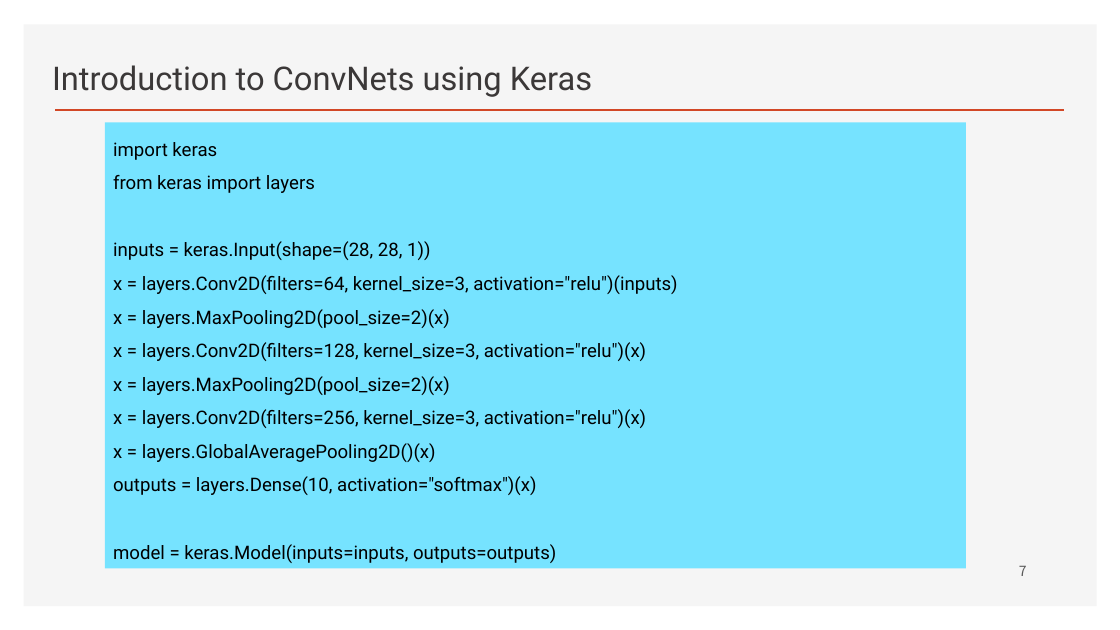
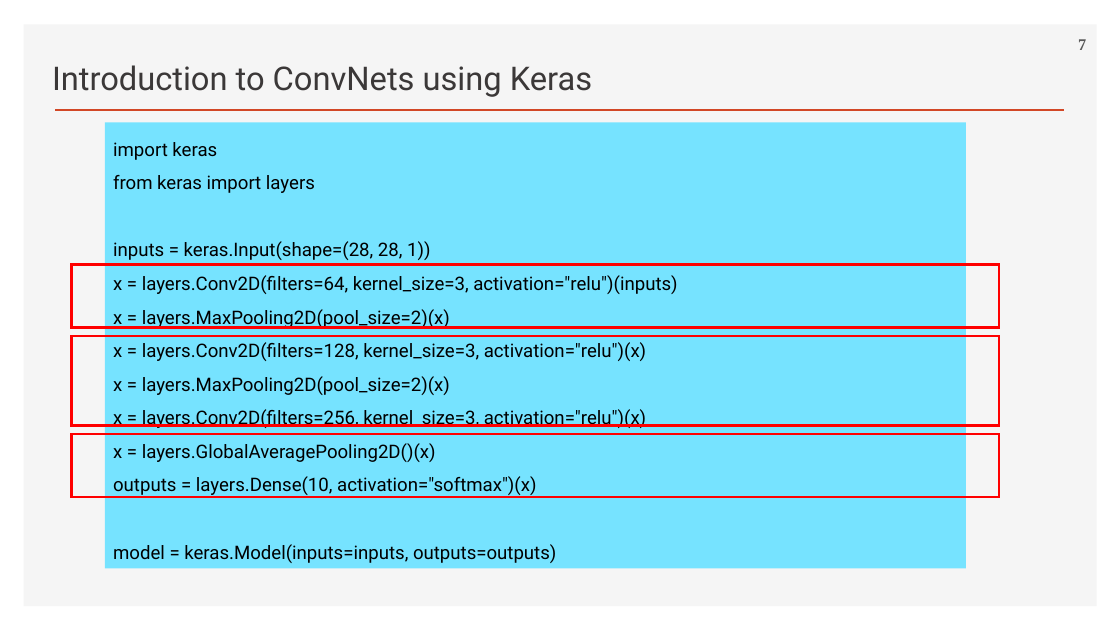
Before and after one commit to ancestor9/2026_Fall_Deep-Learning-with-Python, a slide deck: slide 7 of Chapter 08 Image Classification.pptx. Drawn at 1120x630 pixels with LibreOffice and Linux fonts; fonts in the diff are those of the drawing; background and template pictures are left out. Boxes give left, top, right and bottom in pixels: in the first picture for what was removed or moved away, otherwise in the second. Text is boxed around its words. In the diff, an @@ line names an element or a change of style, - is before the commit and + after.

```diff
--- a/Chapter 08 Image Classification.pptx
+++ b/Chapter 08 Image Classification.pptx
@@ page number moved from (x1=1019, y1=566, x2=1027, y2=576) to (x1=1078, y1=39, x2=1086, y2=50) @@
@@ page number at (x1=1078, y1=39, x2=1086, y2=50): size 12 to 14 pt, font Noto Sans CJK KR to Times New Roman, bold on @@
@@ rectangle added at (x1=71, y1=265, x2=999, y2=328), outline #FF0000 2.25 pt @@
@@ rectangle added at (x1=71, y1=336, x2=999, y2=425), outline #FF0000 2.25 pt @@
@@ rectangle added at (x1=71, y1=434, x2=999, y2=497), outline #FF0000 2.25 pt @@
```
Also in this commit, not shown: 4 other slides changed, 1 slide added.
